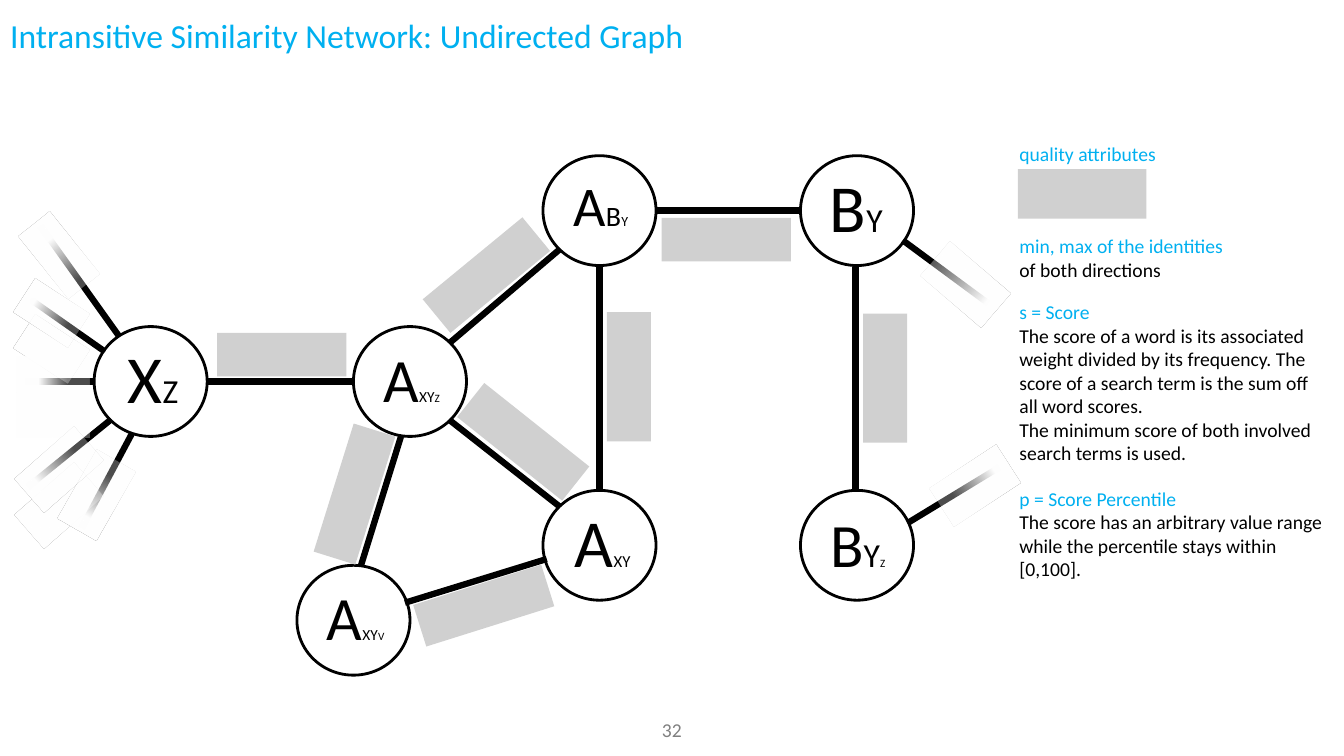
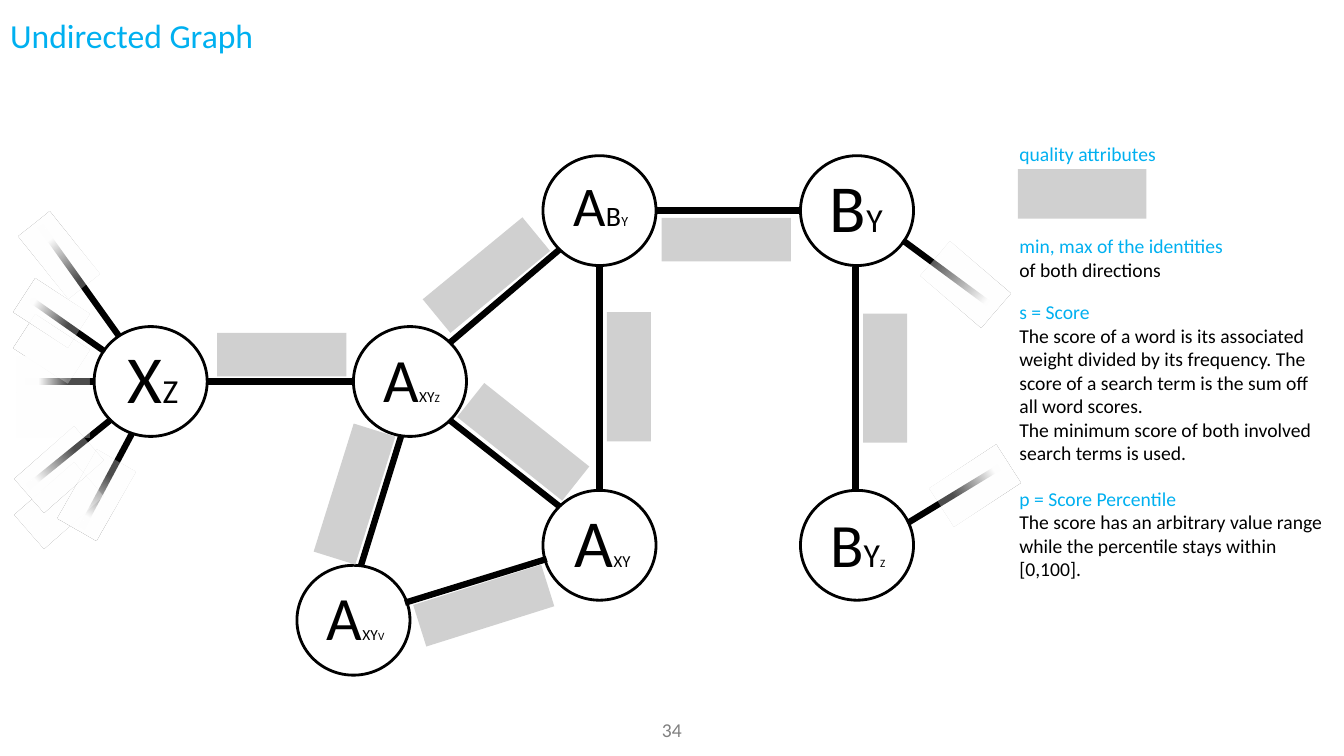
Before and after one commit to ThorstenDoherr/searchengine, a slide deck: slide 34 of doc/SearchEngine_Slides.pptx (slide 32 before the commit). Drawn at 1344x756 pixels with LibreOffice and Linux fonts; fonts in the diff are those of the drawing; grey boxes stand for pictures; background and template pictures are left out. Boxes give left, top, right and bottom in pixels: in the first picture for what was removed or moved away, otherwise in the second. Text is boxed around its words. In the diff, an @@ line names an element or a change of style, - is before the commit and + after.

```diff
--- a/doc/SearchEngine_Slides.pptx
+++ b/doc/SearchEngine_Slides.pptx
@@ title at bbox=[10, 24, 254, 54]: text changed @@
-Intransitive Similarity Network: Undirected Graph
+Undirected Graph
@@ page number at bbox=[662, 724, 682, 737]: text changed @@
-32
+34
```
Also in this commit, not shown: 14 other slides changed, 2 slides added, 2 other files.
